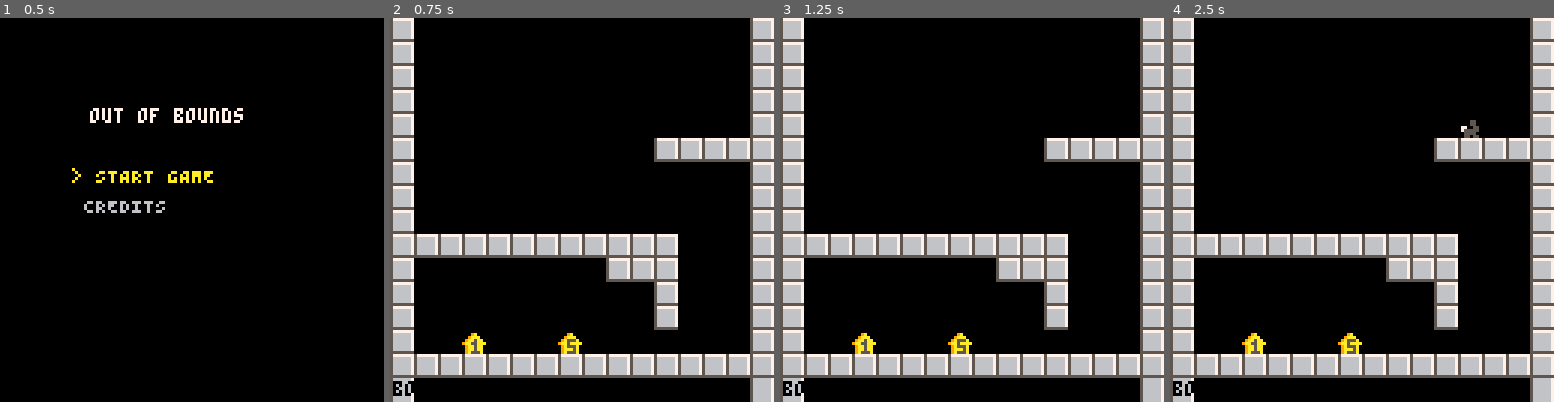
Above: before the commit, frames 1-4 (left to right).
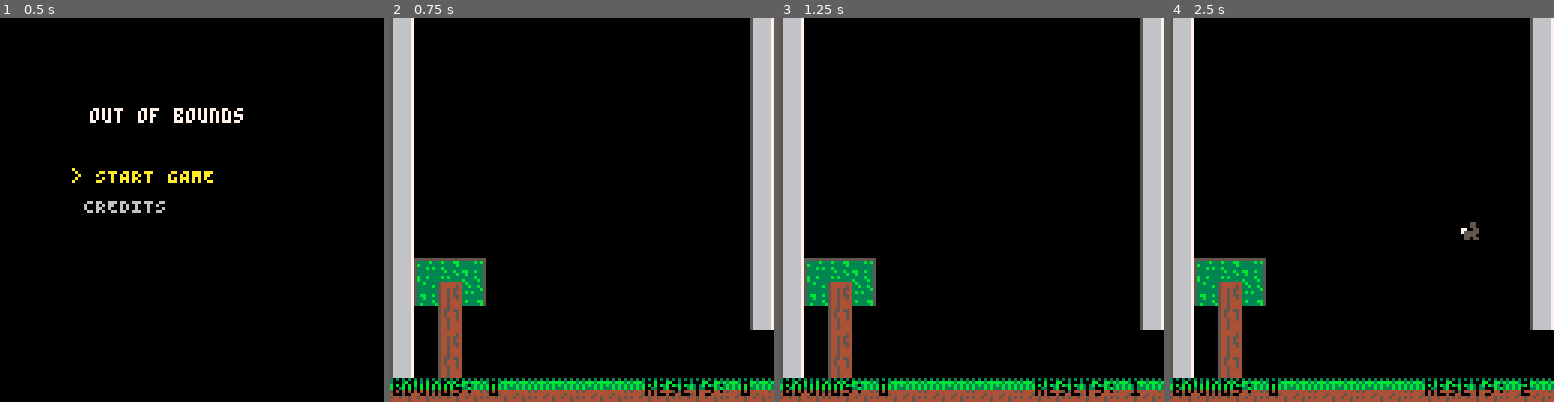
Above: after the commit, the same moments.

Repository: bardunbar/ggj-21
Game: PICO-8 cartridge carts/ggj-21.p8
Two runs of this game, one before a commit and one after it. Both use one fixed random seed, a clock stepped at 60 frames per second and the inputs below.
Inputs:
- Up to frame 1 (0.5 s): tap X (X key) at 0.33 s
- Up to frame 2 (0.75 s): tap O (Z key) at 0.7 s
- Up to frame 3 (1.25 s): tap X (X key) at 1.07 s
- Up to frame 4 (2.5 s): hold Right 1.6-2.1 s; tap O (Z key) at 1.7, 2.1 s; tap X (X key) at 1.85 s; hold Up 2.15-2.42 s; hold Right from 2.47 s (still down)

Frame 1 is identical in both runs. In frame 2, 25% of the frame differs, in the area x 0-100%, y 0-100%; in frame 3, 25%; in frame 4, 25%.

Commit message:
Added more levels!

Diff:
--- a/carts/firstLevel.lua
+++ b/carts/firstLevel.lua
@@ -4,7 +4,7 @@
 
 function firstLevel:init(inGameContext)
     super.init(self, inGameContext)
-    self.mx, self.my = 16, 0
+    self.mx, self.my = 17, 0
 end
 
 function firstLevel:onEnterScreen()
--- a/carts/ggj-21.p8
+++ b/carts/ggj-21.p8
@@ -209,45 +209,29 @@
 0000010000000000000000000000000000000000000000000000000000000000000000000000000000000000000000000204000000000000000000000000000001010100010101000000000000000000000000000101010000000000000000000000000000010000000000000000000001010100010101000000000000000000
 0000000000000000000000000000000000000000000000000000000000000000000000000000000000000000000000000000000000000000000000000000000000000000000000000000000000000000000000000000000000000000000000000000000000000000000000000000000000000000000000000000000000000000
 __map__
-0200000000000000000000000000000202000000000000000000000000000070707272727270000000007072727272707000000000000000000000000000007000000000000000000000000000000000000000000000000000000000000000000000000000000000000000000000000000000000000000000000000000000000
-0200000000000000000000000000000271000000000000000000000000000071710000000000000000000000000000717100000000000000000000000000007100000000000000000000000000000000000000000000000000000000000000000000000000000000000000000000000000000000000000000000000000000000
-0200000000000000000000000000000271000000000000000000000000000071710000000000000000000000000000717100000000000000000000000000007100000000000000000000000000000000000000000000000000000000000000000000000000000000000000000000000000000000000000000000000000000000
-0200000000000000000000000000000271000000000000000000000000000071710000000000000000000000000000717100000000000000000000000000007100000000000000000000000000000000000000000000000000000000000000000000000000000000000000000000000000000000000000000000000000000000
-0200000000000000000000000000000271000200000000000000000002000071710000000000000000000000000000717100000000000000000000000000007100000000000000000000000000000000000000000000000000000000000000000000000000000000000000000000000000000000000000000000000000000000
-020000000000000000000000000000027100000000000000000000000000007171000000000000000000000000000071714849494a00000000004e4c4d00007100000000000000000000000000000000000000000000000000000000000000000000000000000000000000000000000000000000000000000000000000000000
-02000000000000000000000202020202710000000000000000000000000000717100000000000000000000000000007171000000000000004e4c4f5f4f4d007100000000000000000000000000000000000000000000000000000000000000000000000000000000000000000000000000000000000000000000000000000000
-02000000000000000000000000000002710000000200000000000000000002717100000000000202020200000000007171000000000000485958594b584b4a7100000000000000000000000000000000000000000000000000000000000000000000000000000000000000000000000000000000000000000000000000000000
-0200000000000000000000000000000271000000000000000000000000000071710000000000000000000000000000717100000000000000000000000000007100000000000000000000000000000000000000000000000000000000000000000000000000000000000000000000000000000000000000000000000000000000
-0200000000000000000000000000000271000000000000000000000000000071710000000000000000000000000000717100000000000000000000000000007100000000000000000000000000000000000000000000000000000000000000000000000000000000000000000000000000000000000000000000000000000000
-0202020202020202020202020000000271000000000000000000000002000071710000000000000000300000000000717100000000000000000044454600007100000000000000000000000000000000000000000000000000000000000000000000000000000000000000000000000000000000000000000000000000000000
-0200000000000000000202020000000271000000020000000000000000000071710000000000000044454600000000717100000000000000004476767646007100000000000000000000000000000000000000000000000000000000000000000000000000000000000000000000000000000000000000000000000000000000
-0200000000000000000000020000000271000000020000000000000000000071710000000000004444764646000000717100000000000000005476747656007100000000000000000000000000000000000000000000000000000000000000000000000000000000000000000000000000000000000000000000000000000000
-0200000000000000000000020000000271000000020000000000020000000071710000000000000000555600000000717100000000000000005400650056007100000000000000000000000000000000000000000000000000000000000000000000000000000000000000000000000000000000000000000000000000000000
-0200003000000031000000000000000271000000020000000000000031000071710000000000007000650000000000717100003100000000000000550000007100000000000000000000000000000000000000000000000000000000000000000000000000000000000000000000000000000000000000000000000000000000
-0202020202020202020202020202020202727272727272727272727272727202704040414142427000754042414042707040424240424240424242750000427000000000000000000000000000000000000000000000000000000000000000000000000000000000000000000000000000000000000000000000000000000000
-7100000000000000000000000000007171000000000000000000000000000071000000000000000000000000000000000000000000000000000000000000000000000000000000000000000000000000000000000000000000000000000000000000000000000000000000000000000000000000000000000000000000000000
-7100000000000000000000000000007171000000000000000000000000000071000000000000000000000000000000000000000000000000000000000000000000000000000000000000000000000000000000000000000000000000000000000000000000000000000000000000000000000000000000000000000000000000
-7100000000000000000000000000007171000000000000000000000000000071000000000000000000000000000000000000000000000000000000000000000000000000000000000000000000000000000000000000000000000000000000000000000000000000000000000000000000000000000000000000000000000000
-7100000000000000000000000000007171000000000000000000000000000071000000000000000000000000000000000000000000000000000000000000000000000000000000000000000000000000000000000000000000000000000000000000000000000000000000000000000000000000000000000000000000000000
-7100000000000000000000000000007171000000000000000000000000000071000000000000000000000000000000000000000000000000000000000000000000000000000000000000000000000000000000000000000000000000000000000000000000000000000000000000000000000000000000000000000000000000
-7100000000000000000000000000007171000000000000000000000000000071000000000000000000000000000000000000000000000000000000000000000000000000000000000000000000000000000000000000000000000000000000000000000000000000000000000000000000000000000000000000000000000000
-7100000000000000000000000000007171000000000000000000000000000071000000000000000000000000000000000000000000000000000000000000000000000000000000000000000000000000000000000000000000000000000000000000000000000000000000000000000000000000000000000000000000000000
-7100000000000000000000000000007171000000000000000000000000000071000000000000000000000000000000000000000000000000000000000000000000000000000000000000000000000000000000000000000000000000000000000000000000000000000000000000000000000000000000000000000000000000
-7100000000000000000000000000007171000000000000000000000000000071000000000000000000000000000000000000000000000000000000000000000000000000000000000000000000000000000000000000000000000000000000000000000000000000000000000000000000000000000000000000000000000000
-7100000000000000000000000000007171000000000000000000000000000071000000000000000000000000000000000000000000000000000000000000000000000000000000000000000000000000000000000000000000000000000000000000000000000000000000000000000000000000000000000000000000000000
-7144454600000000000000000000007171000000000000000000000000000071000000000000000000000000000000000000000000000000000000000000000000000000000000000000000000000000000000000000000000000000000000000000000000000000000000000000000000000000000000000000000000000000
-7154555600000000000000000000007171000000000000000000000000000071000000000000000000000000000000000000000000000000000000000000000000000000000000000000000000000000000000000000000000000000000000000000000000000000000000000000000000000000000000000000000000000000
-7100740000000000000000000000007171000000000000000000000000000071000000000000000000000000000000000000000000000000000000000000000000000000000000000000000000000000000000000000000000000000000000000000000000000000000000000000000000000000000000000000000000000000
-7100550000000000000000000000000071000000000000000000000000000000000000000000000000000000000000000000000000000000000000000000000000000000000000000000000000000000000000000000000000000000000000000000000000000000000000000000000000000000000000000000000000000000
-7100740000000000000000000000000071000000000000300000656500000000000000000000000000000000000000000000000000000000000000000000000000000000000000000000000000000000000000000000000000000000000000000000000000000000000000000000000000000000000000000000000000000000
-4240424042404240414042404140424040414042404140424041747440414042000000000000000000000000000000000000000000000000000000000000000000000000000000000000000000000000000000000000000000000000000000000000000000000000000000000000000000000000000000000000000000000000
-…(10 lines of a section not shown)…
+7100000000000000000000000000007100710000000000000000000000000000710070727272727000000000707272727270700000000000000000000000000000700000000000000000000000000000000000000000000000000000000000000000000000000000000000000000000000000000000000000000000000000000
+7100000000000000000000000000007100710000000000000000000000000000710071000000000000000000000000000071710000000000000000000000000000710000000000000000000000000000000000000000000000000000000000000000000000000000000000000000000000000000000000000000000000000000
+7100000000000000000000000000007100710000000000000000000000000000710071000000000000000000000000000071710000000000000000000000000000710000000000000000000000000000000000000000000000000000000000000000000000000000000000000000000000000000000000000000000000000000
+7100000000000000000000000000007100710000000000000000000000000000710071000000000000000000000000000071710000000000000000000000000000710000000000000000000000000000000000000000000000000000000000000000000000000000000000000000000000000000000000000000000000000000
+7100000000000000000000000000007100710000000000000000000000000000710071000000000000000000000000000071710000000000000000000000000000710000000000000000000000000000000000000000000000000000000000000000000000000000000000000000000000000000000000000000000000000000
+7100000000000000000000000000007100710000000000000000000000000000710071000000000000000000000000000071714849494a00000000004e4c4d0000710000000000000000000000000000000000000000000000000000000000000000000000000000000000000000000000000000000000000000000000000000
+710000000000000000000000000000710071000000000000000000000000000071007100000000000000000000000000007171000000000000004e4c4f5f4f4d00710000000000000000000000000000000000000000000000000000000000000000000000000000000000000000000000000000000000000000000000000000
+710000000000000000000000000000710071000000000000000000000000000071007100000000000202020200000000007171000000000000485958594b584b4a710000000000000000000000000000000000000000000000000000000000000000000000000000000000000000000000000000000000000000000000000000
+7100000000000000000000000000007100710000000000000000000000000000710071000000000000000000000000000071710000000000000000000000000000710000000000000000000000000000000000000000000000000000000000000000000000000000000000000000000000000000000000000000000000000000
+7100000000000000000000000000007100710000000000000000000000000000710071000000000000000000000000000071710000000000000000000000000000710000000000000000000000000000000000000000000000000000000000000000000000000000000000000000000000000000000000000000000000000000
+7144454600000000000000000000007100710000000000000000000000000000710071000000000000000030000000000071710000000000000000004445460000710000000000000000000000000000000000000000000000000000000000000000000000000000000000000000000000000000000000000000000000000000
+7154555600000000000000000000007100710000000000000000000000000000710071000000000000004445460000000071710000000000000000447676764600710000000000000000000000000000000000000000000000000000000000000000000000000000000000000000000000000000000000000000000000000000
+7100740000000000000000000000007100710000000000000000000000000000710071000000000000444476464600000071710000000000000000547674765600710000000000000000000000000000000000000000000000000000000000000000000000000000000000000000000000000000000000000000000000000000
+7100550000000000000000000000000000710000000000000000000000000000000071000000000000000055560000000071710000000000000000540065005600710000000000000000000000000000000000000000000000000000000000000000000000000000000000000000000000000000000000000000000000000000
+7100740000000000000000000000000000710000300000000000006565000000000071000000000000700065000000000071710000310000000000000055000000710000000000000000000000000000000000000000000000000000000000000000000000000000000000000000000000000000000000000000000000000000
+4240424042404240414042404140424000404140424041404240417474404140420070404041414242700075404241404270704042424042424042424275000042700000000000000000000000000000000000000000000000000000000000000000000000000000000000000000000000000000000000000000000000000000
+…(10 lines of a section not shown)…
--- a/carts/levelBase.lua
+++ b/carts/levelBase.lua
@@ -28,8 +28,8 @@
 
 
     setmetatable(level, levelBase)
-    level.mx = level_x * 16
-    level.my = level_y * 16
+    level.mx = level_x
+    level.my = level_y
     return level
 end
 
--- a/carts/main.lua
+++ b/carts/main.lua
@@ -7,8 +7,8 @@
         mainMenu = mainMenu,
         whiteboxLevel = whiteboxLevel,
         firstLevel = firstLevel,
-        secondLevel = createMapLevel(2, 0),
-        thirdLevel = createMapLevel(1, 0),
+        secondLevel = createMapLevel(50, 0),
+        thirdLevel = createMapLevel(34, 0),
     },
     levelOrder =
     {
--- a/carts/whiteboxLevel.lua
+++ b/carts/whiteboxLevel.lua
@@ -5,7 +5,7 @@
 -- Start required interface
 function whiteboxLevel:init(inGameContext)
     super.init(self, inGameContext)
-    self.mx, self.my = 0, 1
+    self.mx, self.my = 0, 0
 end
 
 function whiteboxLevel:onEnterScreen()
